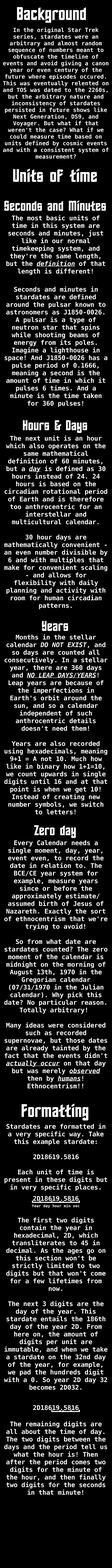
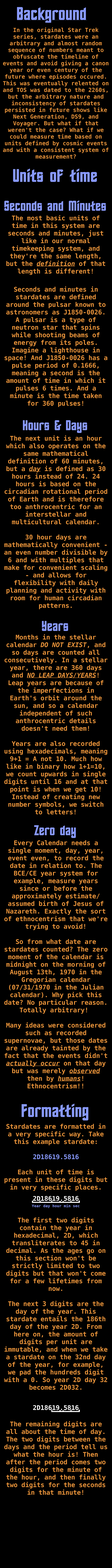
Comparing the layer stacks of the two 112 x 1568 images. Changes:
painted on "Background info" over [17, 6, 88, 23]
painted on "Section 1 body" over [3, 27, 109, 159]
painted on "Units of Time" over [13, 168, 98, 182]
painted on "Seconds/Minutes" over [4, 200, 107, 211]
painted on "Hours" over [22, 420, 88, 434]
painted on "Years" over [42, 620, 69, 631]
painted on "Zero day" over [34, 825, 77, 839]
painted on "Section 2.0" over [6, 215, 106, 275]
painted on "Section 2.1" over [4, 286, 108, 407]
painted on "Section 2.2" over [4, 435, 108, 610]
painted on "Section 2.3" over [4, 634, 108, 815]
painted on "Section 2.4" over [4, 840, 108, 1089]
painted on "Formatting" over [21, 1103, 89, 1121]
painted on "Year day hour min sec" over [31, 1204, 80, 1208]
painted on "Section 3.0" over [4, 1123, 108, 1191]
painted on "Section 3.1" over [4, 1217, 108, 1390]
painted on "Section 3.2" over [4, 1421, 108, 1495]
